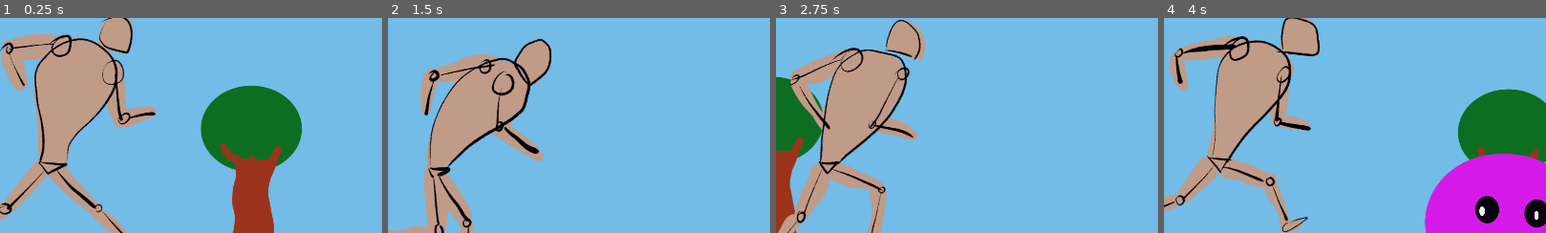
Above: before the commit, frames 1-4 (left to right).
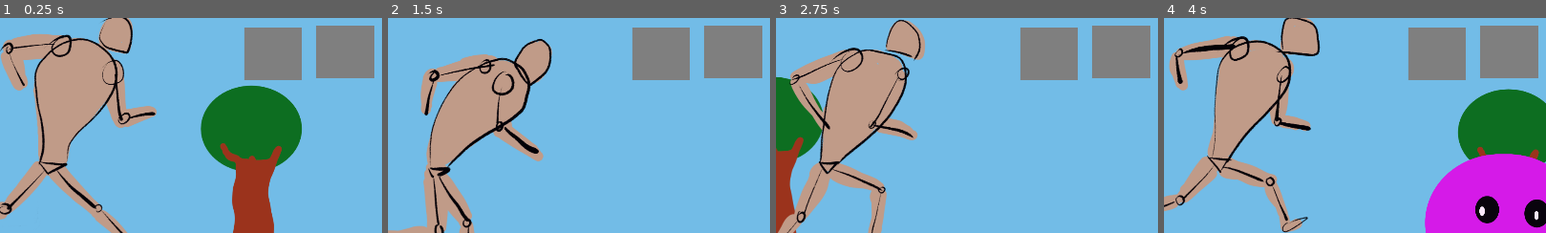
Above: after the commit, the same moments.

Repository: S-Blanco/GMTK_gamejam2023
Game: Godot game, scene res://Src/TestEnemyMovement.tscn
Two runs of this game, one before a commit and one after it. Both use one fixed random seed, a clock stepped at 60 frames per second and the inputs below. The project has no main scene, so this scene is started directly.
Inputs (mouse positions are % of the whole screen's width and height, from its top left):
- Up to frame 1 (0.25 s): no input
- Up to frame 2 (1.5 s): click (42, 45) at 0.52 s; click (51, 44) at 1.27 s
- Up to frame 3 (2.75 s): click (42, 45) at 2.02 s
- Up to frame 4 (4 s): click (51, 44) at 2.77 s; click (42, 45) at 3.52 s
The pictures show only the part of the screen within x 6-56%, y 36-86%; the shares and areas given below are measured in that part.

The runs differ from the first frame. In frame 1, 7.4% of the frame differs, in the area x 64-98%, y 3-29%; in frame 2, 7.4%; in frame 3, 7.4%; in frame 4, 7.4%.

Commit message:
Register player's key press

Diff:
--- a/Game/Src/TestEnemyMovement.gd
+++ b/Game/Src/TestEnemyMovement.gd
@@ -16,12 +16,25 @@
 var base_pixel_speed
 var curr_pixel_speed
 
+# For the power ups, 0 means nothing
+# number from 1 to 9 will be associated
+# with a unique power up/down
+var power_slots = [1,0]
+
+onready var player_controls = $PlayerControls
+onready var power1_toggle = $Power1Toggle
+onready var power2_toggle = $Power2Toggle
+
+
+# onready var testt = get_node("res://Src/UI/PlayerControls.tscn")
+# testt.connect("power1",self,_on_power1)
+
 # Called when the node enters the scene tree for the first time.
 func _ready():
+
 	base_scroll_speed = Bckgnd.scroll_speed
 	base_pixel_speed = base_scroll_speed*Bckgnd.texture.get_size().x
 	curr_pixel_speed = base_pixel_speed
-	pass # Replace with function body.
 
 
 # Called every frame. 'delta' is the elapsed time since the previous frame.
@@ -35,5 +48,23 @@
 		New_enemy.set_global_position(Vector2(spawn_position,spawn_y))
 		New_enemy.pixel_speed=curr_pixel_speed
 		add_child(New_enemy)
-	for _i in self.get_children():
-		print(_i)
+	#for _i in self.get_children():
+	# 	print(_i)
+
+
+func _on_PlayerControls_power1():
+	if power_slots[0]==0:
+		power1_toggle.change_to_filled_texture()
+		power_slots[0]=1
+	else:
+		power1_toggle.change_to_empty_texture()
+		power_slots[0] = 0
+
+
+func _on_PlayerControls_power2():
+	if power_slots[1]==0:
+		power2_toggle.change_to_filled_texture()
+		power_slots[1]=1
+	else:
+		power2_toggle.change_to_empty_texture()
+		power_slots[1] = 0
--- a/Game/Src/TestEnemyMovement.tscn
+++ b/Game/Src/TestEnemyMovement.tscn
@@ -1,8 +1,10 @@
-[gd_scene load_steps=4 format=2]
+[gd_scene load_steps=6 format=2]
 
+[ext_resource path="res://Src/UI/PlayerControls.tscn" type="PackedScene" id=1]
 [ext_resource path="res://Src/World/Background.tscn" type="PackedScene" id=2]
 [ext_resource path="res://Src/TestEnemyMovement.gd" type="Script" id=3]
 [ext_resource path="res://Src/Characters/Character.tscn" type="PackedScene" id=4]
+[ext_resource path="res://Src/UI/ToggleButton.tscn" type="PackedScene" id=5]
 
 [node name="TestEnemyMovement" type="Control"]
 margin_right = 40.0
@@ -13,3 +15,22 @@
 
 [node name="Character" parent="." instance=ExtResource( 4 )]
 position = Vector2( 242, 605 )
+
+[node name="PlayerControls" parent="Character" instance=ExtResource( 1 )]
+margin_left = -242.0
+margin_top = -605.0
+margin_right = -242.0
+margin_bottom = -605.0
+
+[node name="Power1Toggle" parent="." instance=ExtResource( 5 )]
+
+[node name="Power2Toggle" parent="." instance=ExtResource( 5 )]
+margin_left = 907.0
+margin_top = 413.0
+margin_right = 1053.0
+margin_bottom = 545.0
+
+[connection signal="focus_entered" from="Character/PlayerControls" to="." method="_on_PlayerControls_focus_entered"]
+[connection signal="power1" from="Character/PlayerControls" to="." method="_on_PlayerControls_power1"]
+[connection signal="power2" from="Character/PlayerControls" to="." method="_on_PlayerControls_power2"]
+[connection signal="script_changed" from="Character/PlayerControls" to="." method="_on_PlayerControls_script_changed"]
--- /dev/null
+++ b/Game/Src/UI/Node2D.gd
@@ -0,0 +1,7 @@
+extends Node2D
+
+
+signal power
+# Called when the node enters the scene tree for the first time.
+func _ready():
+	pass # Replace with function body.
--- a/Game/Src/UI/PlayerControls.gd
+++ b/Game/Src/UI/PlayerControls.gd
@@ -1,5 +1,8 @@
 extends Control
 
+
+signal power1
+signal power2
 
 # Declare member variables here. Examples:
 # var a = 2
@@ -8,14 +11,24 @@
 
 # Called when the node enters the scene tree for the first time.
 func _ready():
-	pass # Replace with function body.
-
+	pass
 
 # Called every frame. 'delta' is the elapsed time since the previous frame.
 #func _process(delta):
 #	pass
+
+
+var count = 0
 func _input(ev):
-	if ev is InputEventKey and ev.scancode == KEY_ESCAPE:
-		get_tree().change_scene("res://Src/UI/Menu.tscn")
-	else:
-		print(ev)
+	if ev is InputEventKey and ev.pressed:
+		count += 1
+		if (ev.scancode == GlobalVariables.esc_key):
+			get_tree().change_scene("res://Src/UI/Menu.tscn")
+		elif ev.scancode == GlobalVariables.power1_key:
+			emit_signal("power1")
+			# send signal to buttons in UI?
+		elif ev.scancode == GlobalVariables.power2_key:
+			emit_signal("power2")
+			# send signal to buttons in UI?
+		else:
+			print(char(ev.scancode))
--- a/Game/Src/UI/PlayerControls.tscn
+++ b/Game/Src/UI/PlayerControls.tscn
@@ -1,8 +1,12 @@
-[gd_scene load_steps=2 format=2]
+[gd_scene load_steps=3 format=2]
 
 [ext_resource path="res://Src/UI/PlayerControls.gd" type="Script" id=1]
+[ext_resource path="res://Src/UI/Node2D.gd" type="Script" id=2]
 
 [node name="PlayerControls" type="Control"]
 anchor_right = 1.0
 anchor_bottom = 1.0
 script = ExtResource( 1 )
+
+[node name="Node2D" type="Node2D" parent="."]
+script = ExtResource( 2 )
--- /dev/null
+++ b/Game/Src/UI/TextureButton.gd
@@ -0,0 +1,16 @@
+extends TextureButton
+
+
+# Declare member variables here. Examples:
+# var a = 2
+# var b = "text"
+
+
+# Called when the node enters the scene tree for the first time.
+func _ready():
+	pass # Replace with function body.
+
+
+# Called every frame. 'delta' is the elapsed time since the previous frame.
+#func _process(delta):
+#	pass
--- /dev/null
+++ b/Game/Src/UI/ToggleButton.gd
@@ -0,0 +1,24 @@
+extends TextureButton
+
+var texture_empty = preload("res://Assets/UI/no_power.png")
+var texture_lightning = preload("res://Assets/UI/lightning_power.png")
+var texture_id = 1
+# Declare member variables here. Examples:
+# var a = 2
+# var b = "text"
+
+func change_to_empty_texture():
+	get_node(".").set_normal_texture(texture_empty)
+
+func change_to_filled_texture():
+	get_node(".").set_normal_texture(texture_lightning)
+
+
+# Called when the node enters the scene tree for the first time.
+func _ready():
+	pass
+
+
+# Called every frame. 'delta' is the elapsed time since the previous frame.
+func _process(delta):
+	print(texture_id)
--- /dev/null
+++ b/Game/Src/UI/ToggleButton.tscn
@@ -0,0 +1,12 @@
+[gd_scene load_steps=3 format=2]
+
+[ext_resource path="res://Src/UI/ToggleButton.gd" type="Script" id=1]
+[ext_resource path="res://Assets/UI/no_power.png" type="Texture" id=2]
+
+[node name="ToggleButton" type="TextureButton"]
+margin_left = 726.0
+margin_top = 418.0
+margin_right = 872.0
+margin_bottom = 550.0
+texture_normal = ExtResource( 2 )
+script = ExtResource( 1 )
--- /dev/null
+++ b/Game/Src/UI/button.gd
@@ -0,0 +1,16 @@
+extends TextureButton
+
+var texture_id = 0
+var item_textures = get_textures()
+func texture_normal():
+	print("on est la mais on sait pas")
+
+
+# Called when the node enters the scene tree for the first time.
+func _ready():
+	pass # Replace with function body.
+
+
+# Called every frame. 'delta' is the elapsed time since the previous frame.
+#func _process(delta):
+#	pass
--- a/Game/global_variables.gd
+++ b/Game/global_variables.gd
@@ -2,3 +2,9 @@
 
 var distance = 0
 var gloryval = 0
+
+
+# Player's control
+var power1_key = KEY_SPACE
+var power2_key = KEY_ENTER
+var esc_key = KEY_ESCAPE
Binary file added: Game/Assets/UI/lightning_power.png
Not shown, added: Game/Assets/UI/lightning_power.png.import
Binary file added: Game/Assets/UI/no_power.png
Not shown, added: Game/Assets/UI/no_power.png.import
